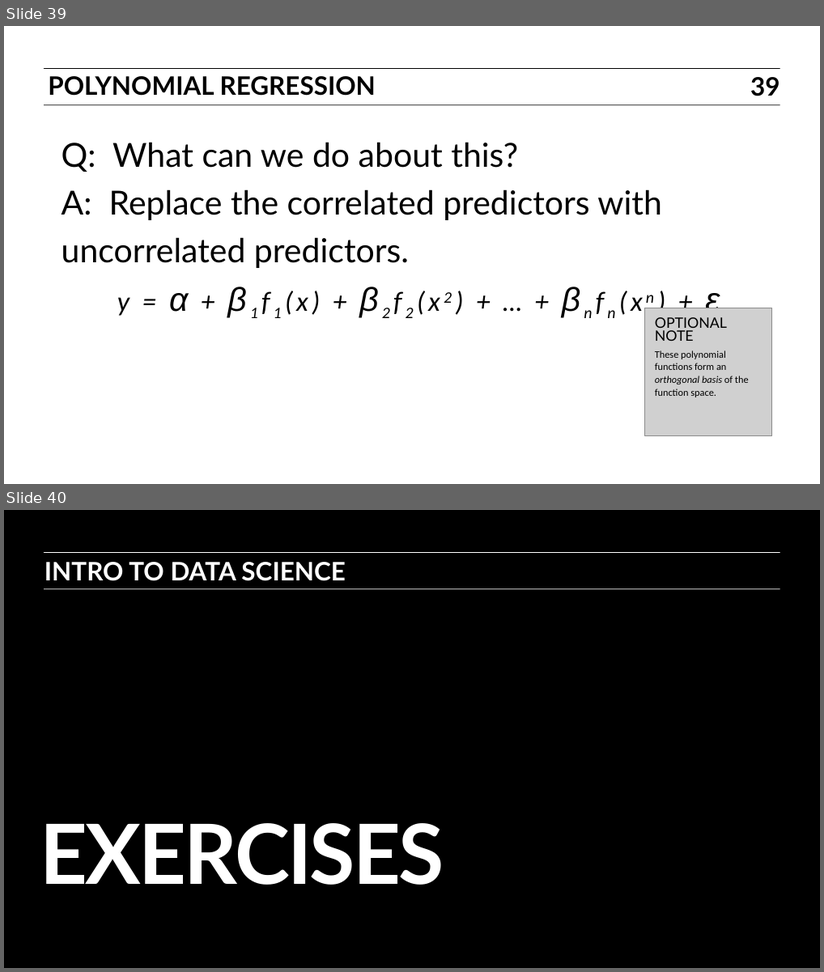
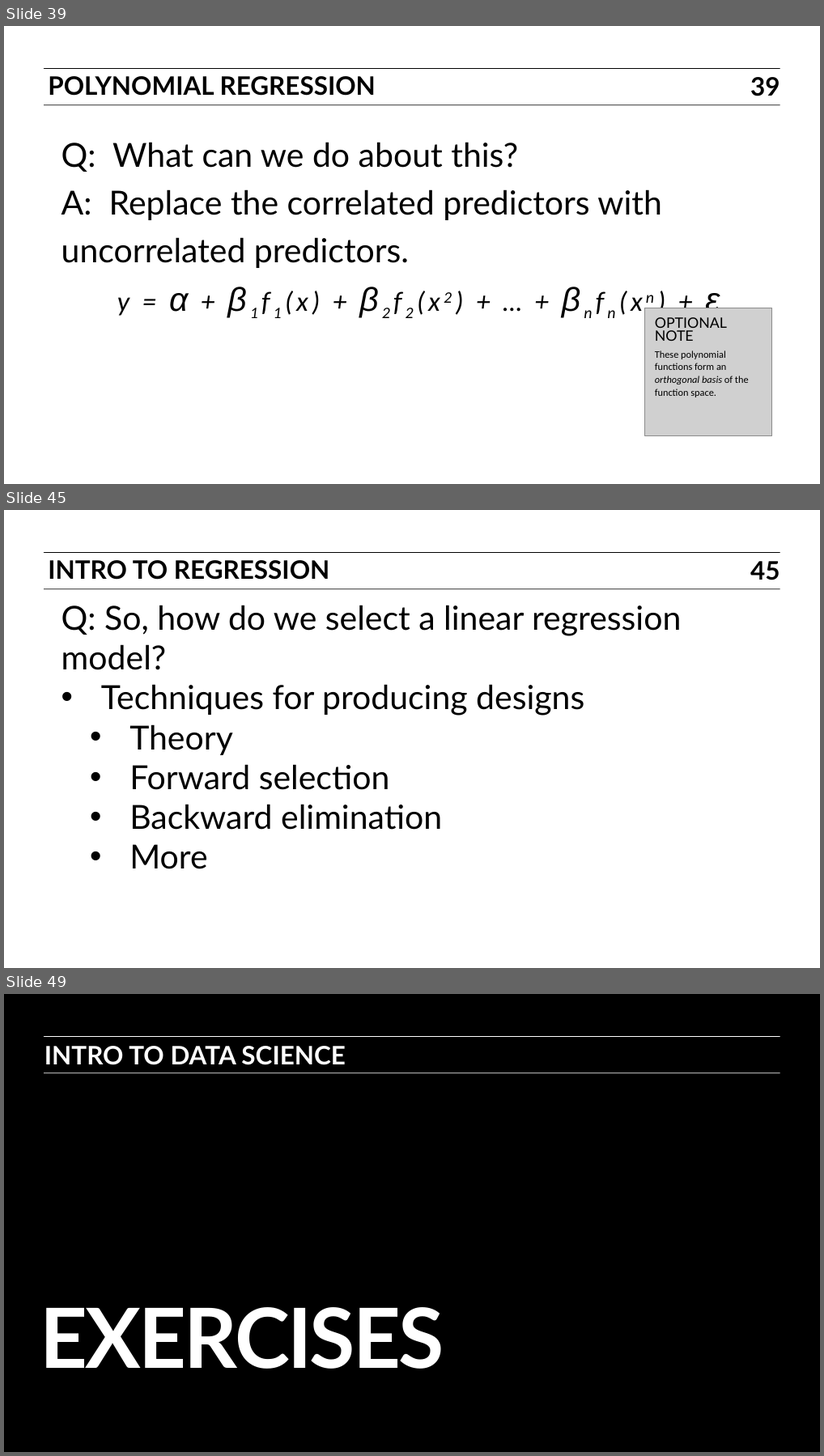
Before and after one commit to ajschumacher/gadsdc, a slide deck: 07-linear/slides.pptx. Shown one above the other, each under a label of ours: slides 39 and 40 before the commit, slides 39, 45 and 49 after it; the slides between them are not shown. The pictures are 824x972 and 824x1456 pixels, drawn with LibreOffice and Linux fonts; fonts in the diff are those of the drawing; grey boxes stand for pictures. Boxes give left, top, right and bottom in pixels: in the first picture for what was removed or moved away, otherwise in the second. Text is boxed around its words. In the diff, an @@ line names an element or a change of style, - is before the commit and + after.

Commit message:
add some on model selection

```diff
--- a/07-linear/slides.pptx
+++ b/07-linear/slides.pptx
@@ slide 45 added at <box>4,510,820,968</box>, background #FFFFFF; not listed: 2 template elements that a slide beside it also shows @@
@@ text added at <box>48,560,330,580</box>, 23 pt, text #000000, bold @@
+INTRO TO REGRESSION
@@ page number added at <box>751,561,780,580</box>, 23 pt, text #000000, bold @@
+45
@@ text added at <box>62,605,681,870</box>, 30 pt, text #000000 @@
+Q: So, how do we select a linear regression model?
+• Techniques for producing designs
+  • Theory
+  • Forward selection
+  • Backward elimination
+  • More
@@ what was slide 40 is now slide 49 @@
```
Also in this commit, not shown: 8 other slides added, 1 other file.
